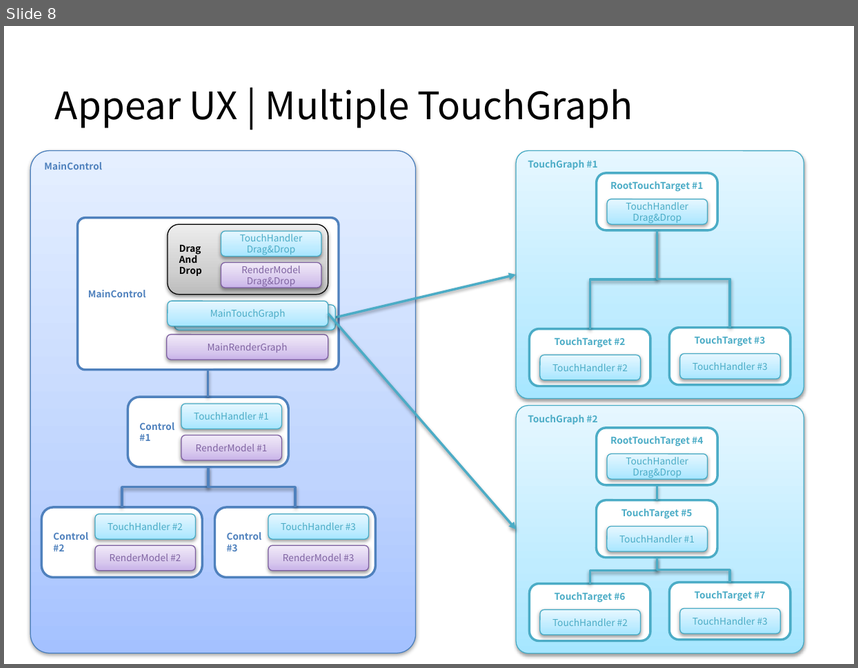
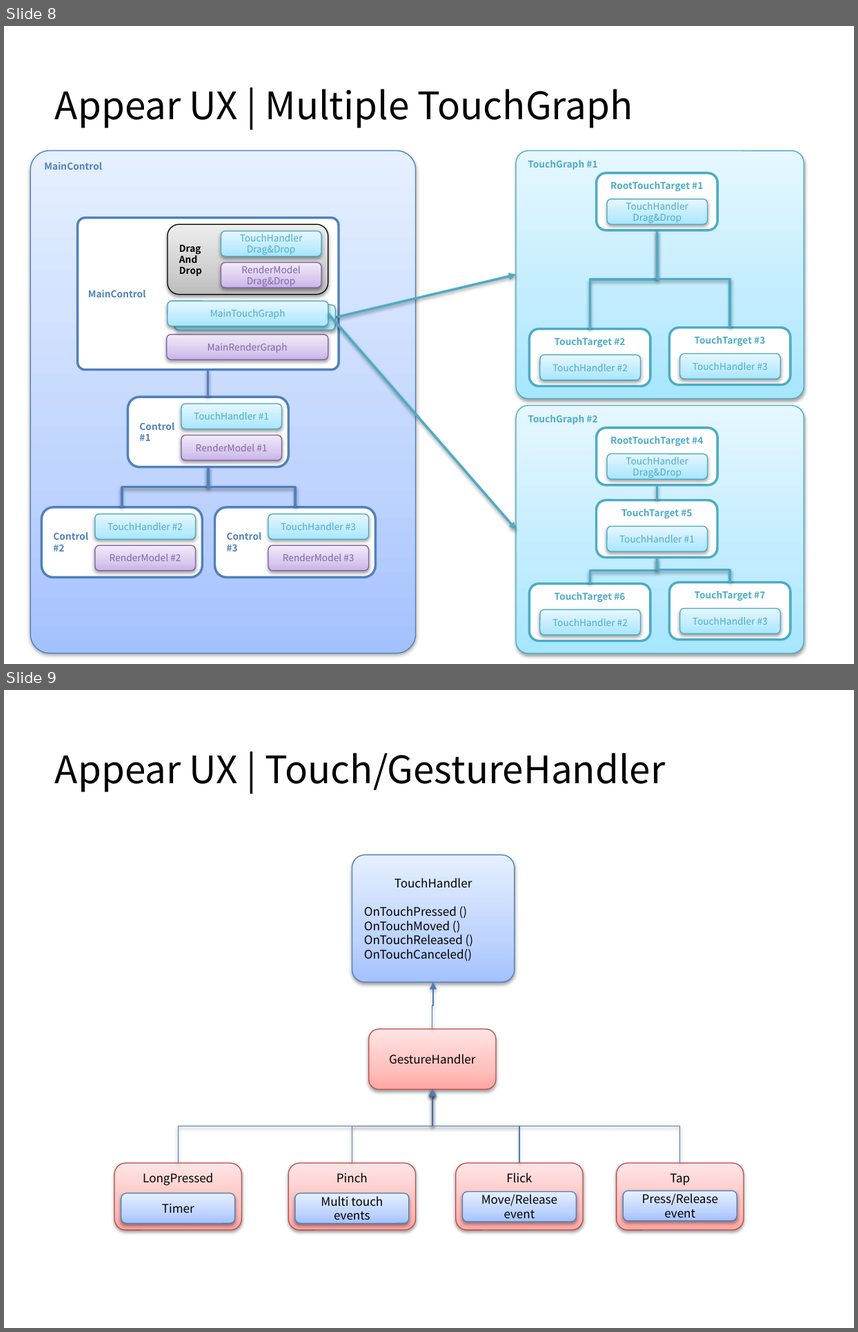
Before and after one commit to Raftel/Storygraph, a slide deck: Storygraph/docs/Appear UX + Storygraph.pptx. Shown one above the other, each under a label of ours: slide 8 before the commit, slides 8 and 9 after it. The pictures are 858x668 and 858x1332 pixels, drawn with LibreOffice and Linux fonts; fonts in the diff are those of the drawing. Boxes give left, top, right and bottom in pixels: in the first picture for what was removed or moved away, otherwise in the second. Text is boxed around its words. In the diff, an @@ line names an element or a change of style, - is before the commit and + after.

Commit message:
Gesture 및 Drag and Drop 컨셉관련 문서 추가.

```diff
--- a/Storygraph/docs/Appear UX + Storygraph.pptx
+++ b/Storygraph/docs/Appear UX + Storygraph.pptx
@@ slide 9 added at <box>4,690,854,1328</box>, background #FFFFFF @@
@@ title added at <box>55,753,666,792</box>, 32 pt, text #000000 @@
+Appear UX | Touch/GestureHandler
@@ rounded rectangle added at <box>352,855,514,983</box>, fill gradient #A4C4FF to #BFD4FF to #E6EEFF, outline #4B7EBC 0.75 pt, 10 pt, text #000000 @@
+TouchHandler
+OnTouchPressed ()
+OnTouchMoved ()
+OnTouchReleased ()
+OnTouchCanceled()
@@ elbow arrow added from (432, 1029) to (433, 983), #4B7EBC 0.75 pt @@
@@ rounded rectangle added at <box>369,1029,496,1090</box>, fill gradient #FFA6A5 to #FFC0BF to #FFE7E7, outline #BF4C48 0.75 pt, 10 pt, text #000000 @@
+GestureHandler
@@ elbow arrow added from (179, 1163) to (432, 1089), #4B7EBC 0.75 pt @@
@@ elbow arrow added from (352, 1163) to (432, 1089), #4B7EBC 0.75 pt @@
@@ elbow arrow added from (519, 1163) to (432, 1089), #4B7EBC 0.75 pt @@
@@ elbow arrow added from (680, 1163) to (432, 1089), #4B7EBC 0.75 pt @@
@@ rounded rectangle added at <box>114,1163,242,1230</box>, fill gradient #FFA6A5 to #FFC0BF to #FFE7E7, outline #BF4C48 0.75 pt, 10 pt, text #000000 @@
+LongPressed
@@ rounded rectangle added at <box>289,1163,417,1230</box>, fill gradient #FFA6A5 to #FFC0BF to #FFE7E7, outline #BF4C48 0.75 pt, 10 pt, text #000000 @@
+Pinch
@@ rounded rectangle added at <box>455,1163,583,1230</box>, fill gradient #FFA6A5 to #FFC0BF to #FFE7E7, outline #BF4C48 0.75 pt, 10 pt, text #000000 @@
+Flick
@@ rounded rectangle added at <box>616,1163,744,1230</box>, fill gradient #FFA6A5 to #FFC0BF to #FFE7E7, outline #BF4C48 0.75 pt, 10 pt, text #000000 @@
+Tap
@@ rounded rectangle added at <box>121,1193,235,1223</box>, fill gradient #A4C4FF to #BFD4FF to #E6EEFF, outline #4B7EBC 0.75 pt, 10 pt, text #000000 @@
+Timer
@@ rounded rectangle added at <box>296,1193,410,1223</box>, fill gradient #A4C4FF to #BFD4FF to #E6EEFF, outline #4B7EBC 0.75 pt, 10 pt, text #000000 @@
+Multi touch events
@@ rounded rectangle added at <box>462,1192,576,1221</box>, fill gradient #A4C4FF to #BFD4FF to #E6EEFF, outline #4B7EBC 0.75 pt, 10 pt, text #000000 @@
+Move/Release event
@@ rounded rectangle added at <box>623,1191,737,1221</box>, fill gradient #A4C4FF to #BFD4FF to #E6EEFF, outline #4B7EBC 0.75 pt, 10 pt, text #000000 @@
+Press/Release event
```
Also in this commit, not shown: 2 slides changed, 9 other slides added.
